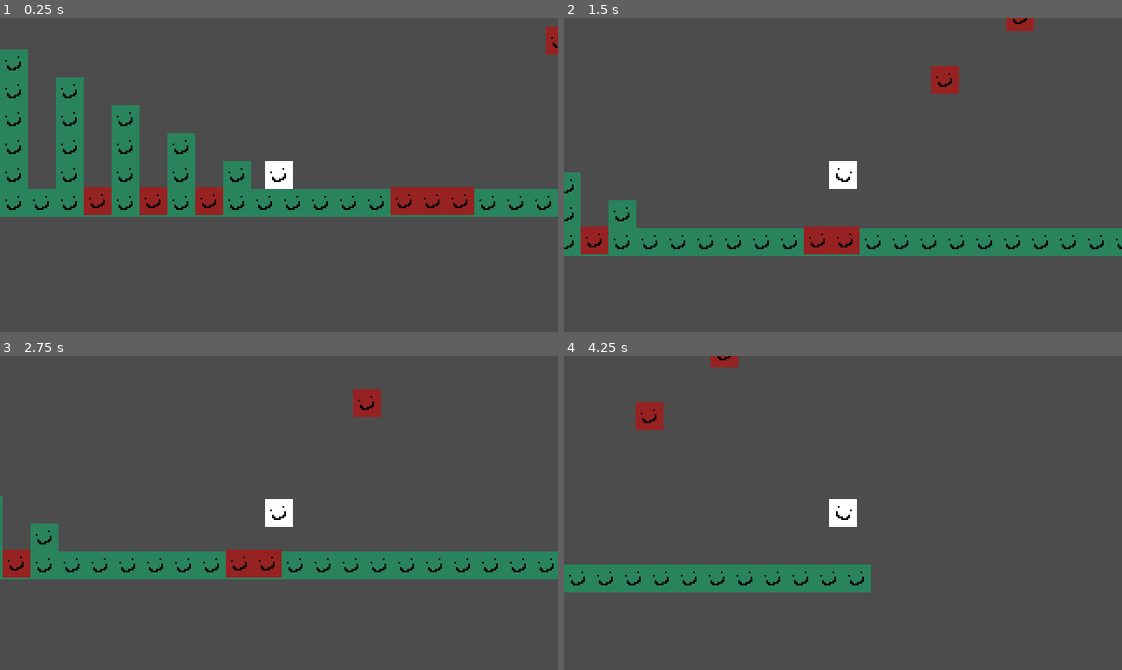
Above: before the commit, frames 1-4 (two rows, left to right).
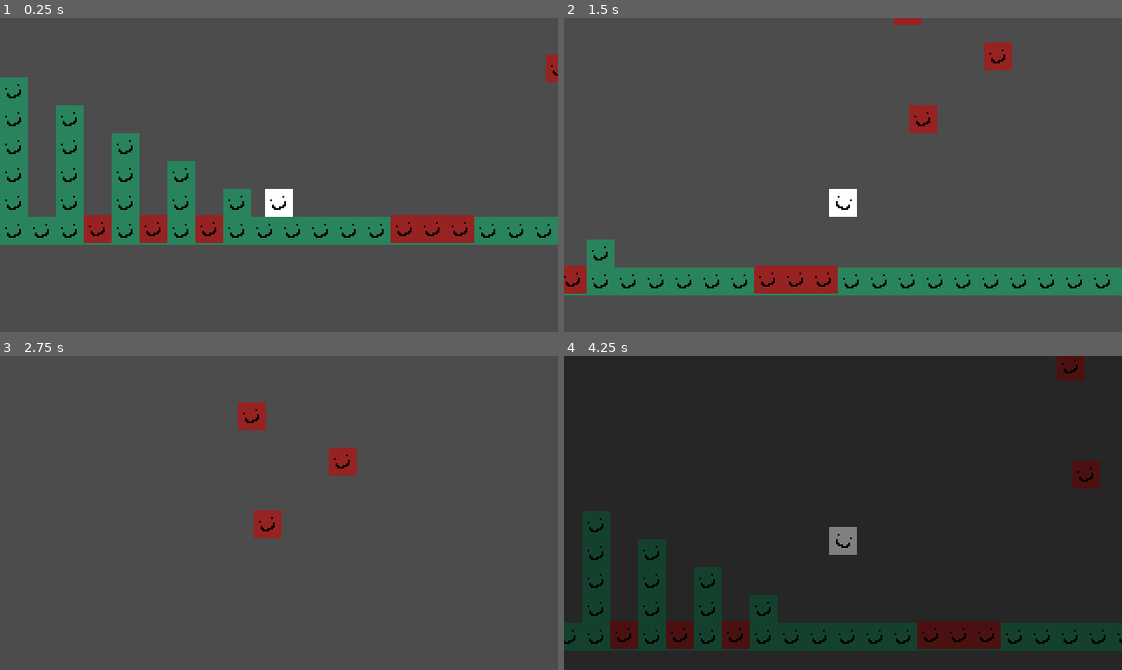
Above: after the commit, the same moments.

Repository: diego-escalante/GO2022-Stomper
Game: Godot game, scene res://Main.tscn
Same seed, same stepped clock (60 frames per second), same inputs: the game is played once before the commit and once after it. The engine's default icon, where the game draws it, is replaced by a stand-in: a white triangle on a blue panel in a dark square.
Inputs:
- Up to frame 1 (0.25 s): no input
- Up to frame 2 (1.5 s): tap Enter at 0.5 s; hold D (run_right) from 0.53 s (still down); tap Space (jump) at 0.6, 0.77, 1.07 s; tap Shift (dash) at 1.35 s
- Up to frame 3 (2.75 s): tap Space (jump) at 1.52, 1.55, 1.82, 2.3 s; release D (run_right) at 2.03 s; hold A (run_left) from 2.03 s (still down); tap S (drop) at 2.1 s
- Up to frame 4 (4.25 s): release A (run_left) at 2.78 s; hold D (run_right) from 2.78 s (still down); tap Space (jump) at 2.85, 3.02, 3.32, 3.77, 3.8, 4.07 s; tap Shift (dash) at 3.6 s

The runs differ from the first frame. In frame 1, 19% of the frame differs, in the area x 0-100%, y 2-73%; in frame 2, 22%; in frame 3, 12%; in frame 4, 100%, in the area x 0-100%, y 0-100%.

Commit message:
Tweak player movement

Diff:
--- a/Main.tscn
+++ b/Main.tscn
@@ -33,10 +33,14 @@
 
 [node name="Camera2D" type="Camera2D" parent="."]
 position = Vector2( 640, 439 )
+offset = Vector2( 0, -16 )
 current = true
 
 [node name="Player" parent="." instance=ExtResource( 3 )]
 position = Vector2( 640, 439 )
+acceleration_enabled = true
+time_to_run_speed = 0.065
+min_jump_height = 2.5
 
 [node name="RemoteTransform2D" type="RemoteTransform2D" parent="Player"]
 visible = false
--- a/Player/Player.tscn
+++ b/Player/Player.tscn
@@ -33,8 +33,14 @@
 collision_layer = 2
 collision_mask = 5
 script = ExtResource( 4 )
+run_speed = 6.0
+time_to_run_speed = 0.07
+jump_height = 4.0
+jump_distance = 2.5
 min_jump_height = 2.0
+multi_jump_height = 4.0
 time_to_dash_distance = 0.2
+fast_fall_distance = 2.0
 
 [node name="CollisionShape2D" type="CollisionShape2D" parent="."]
 shape = SubResource( 1 )
